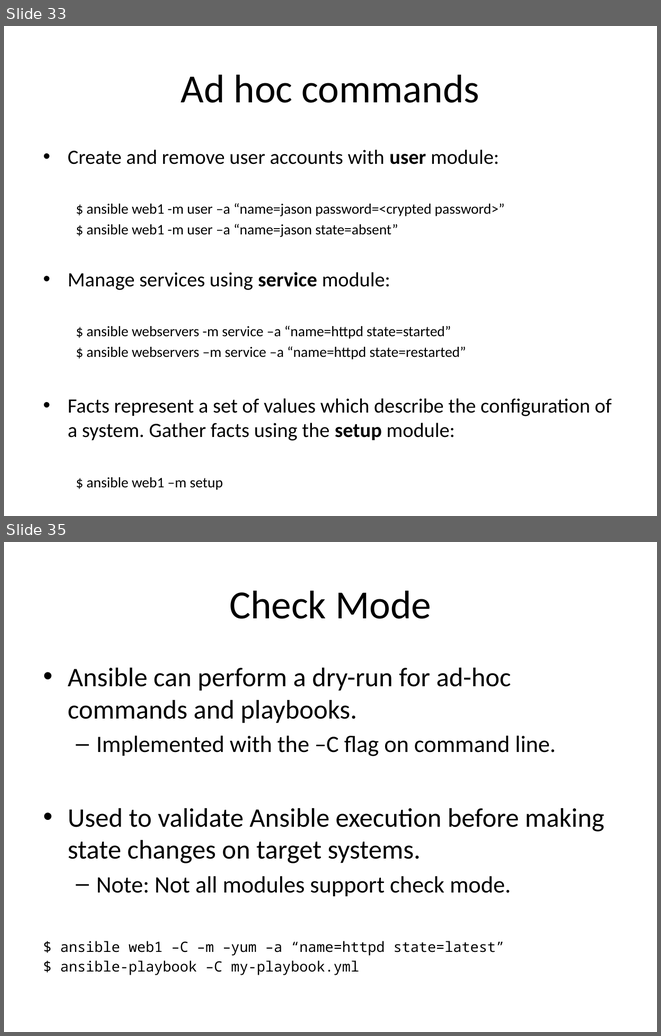
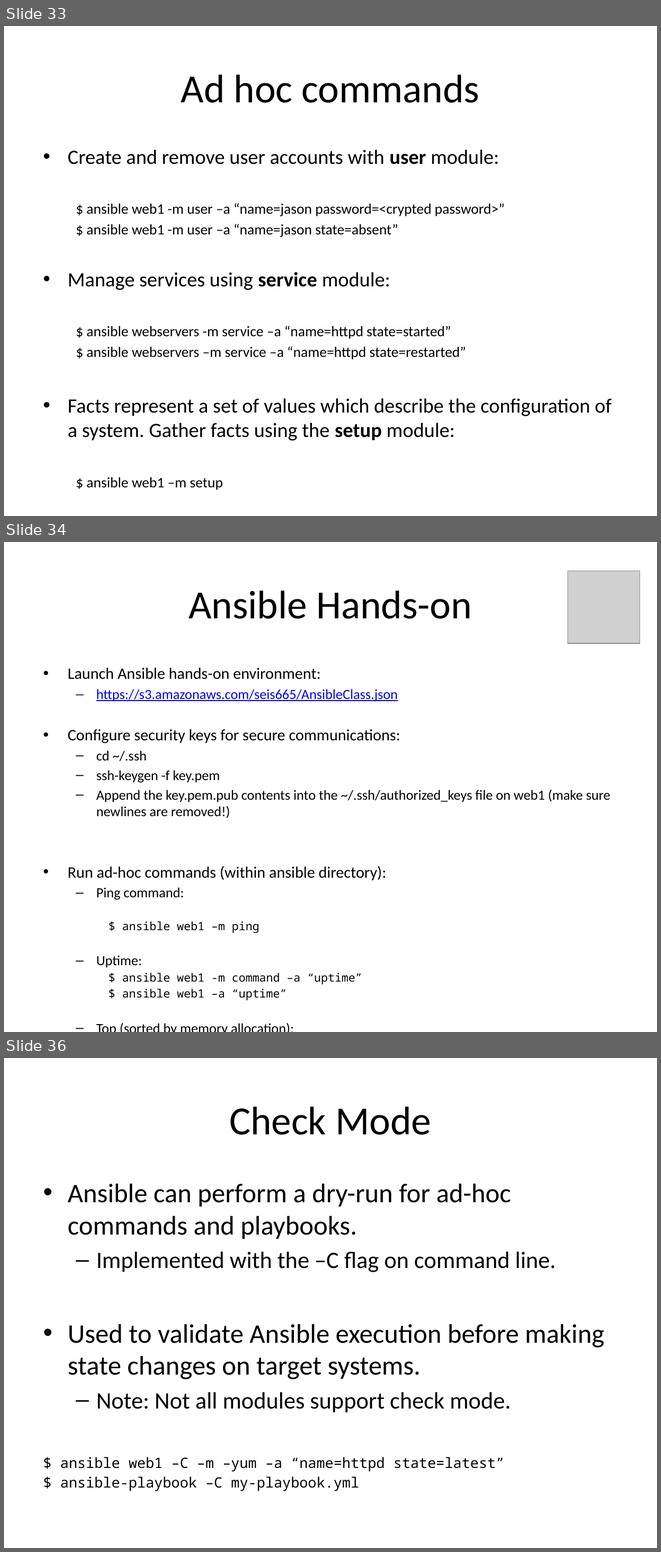
Before and after one commit to jasondbaker/infrastructure-class, a slide deck: lectures/infrastructure-week-10.pptx. Shown one above the other, each under a label of ours: slides 33 and 35 before the commit, slides 33, 34 and 36 after it; the slides between them are not shown. The pictures are 661x1036 and 661x1552 pixels, drawn with LibreOffice and Linux fonts; fonts in the diff are those of the drawing; grey boxes stand for pictures. Boxes give left, top, right and bottom in pixels: in the first picture for what was removed or moved away, otherwise in the second. Text is boxed around its words. In the diff, an @@ line names an element or a change of style, - is before the commit and + after.

```diff
--- a/lectures/infrastructure-week-10.pptx
+++ b/lectures/infrastructure-week-10.pptx
@@ slide 34 added at [4, 542, 657, 1032], background #FFFFFF @@
@@ picture added at [567, 571, 640, 643] @@
@@ title added at [188, 590, 472, 619], 44 pt, text #000000 @@
+Ansible Hands-on
@@ text added at [68, 668, 610, 1000], 15.4 pt, text #000000 @@
+• Launch Ansible hands-on environment:
+  – https://s3.amazonaws.com/seis665/AnsibleClass.json
+• Configure security keys for secure communications:
+  – cd ~/.ssh
+  – ssh-keygen -f key.pem
+  – Append the key.pem.pub contents into the ~/.ssh/authorized_keys file on web1 (make sure newlines are removed!)
+• Run ad-hoc commands (within ansible directory):
+  – Ping command:
+    $ ansible web1 –m ping
+  – Uptime:
+    $ ansible web1 -m command –a “uptime”
+    $ ansible web1 –a “uptime”
+  – Top (sorted by memory allocation):
+    $ ansible web1 –a “top -abn 1”
@@ what was slide 35 is now slide 36 @@
```
Also in this commit, not shown: 3 slides changed, 1 slide removed, 2 other files.
